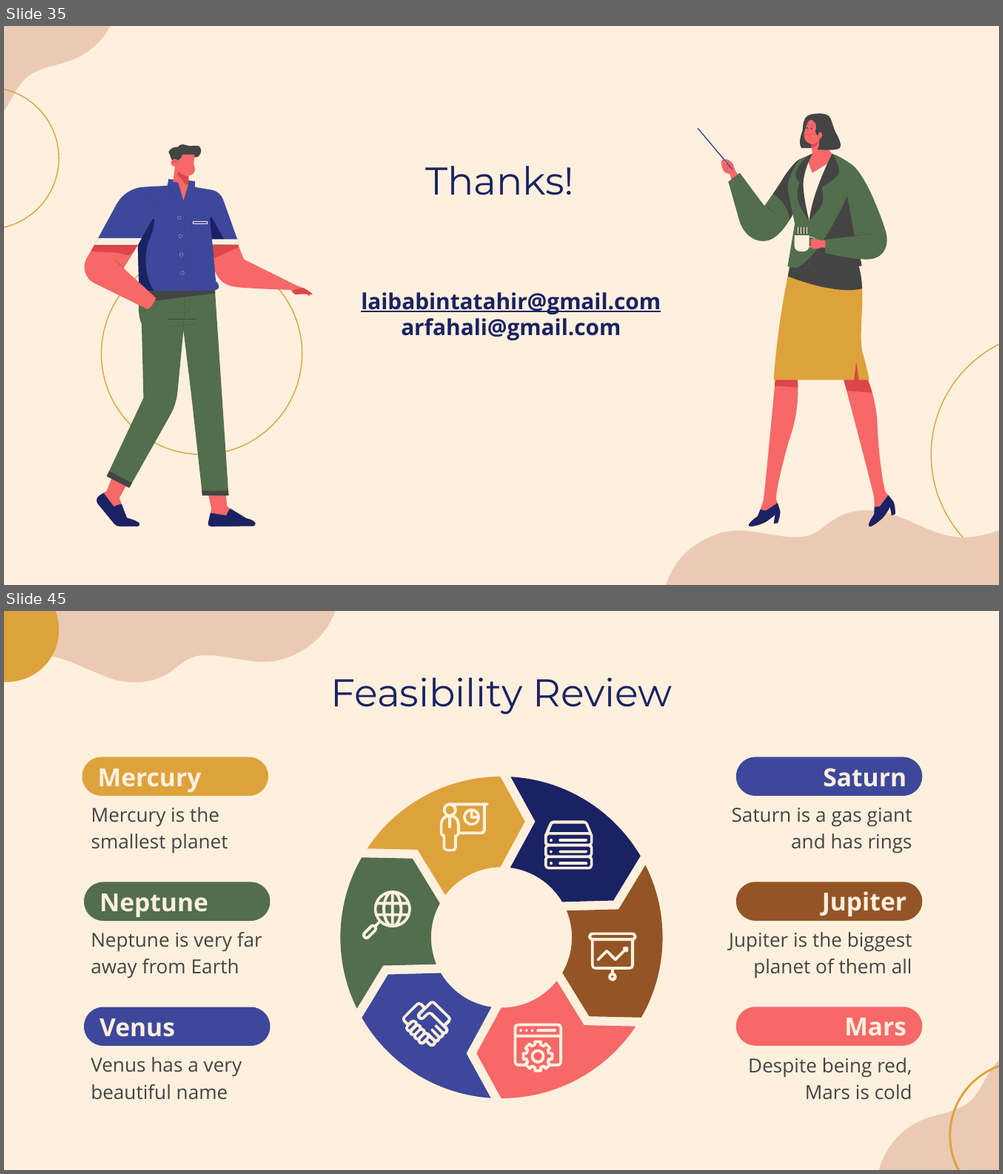
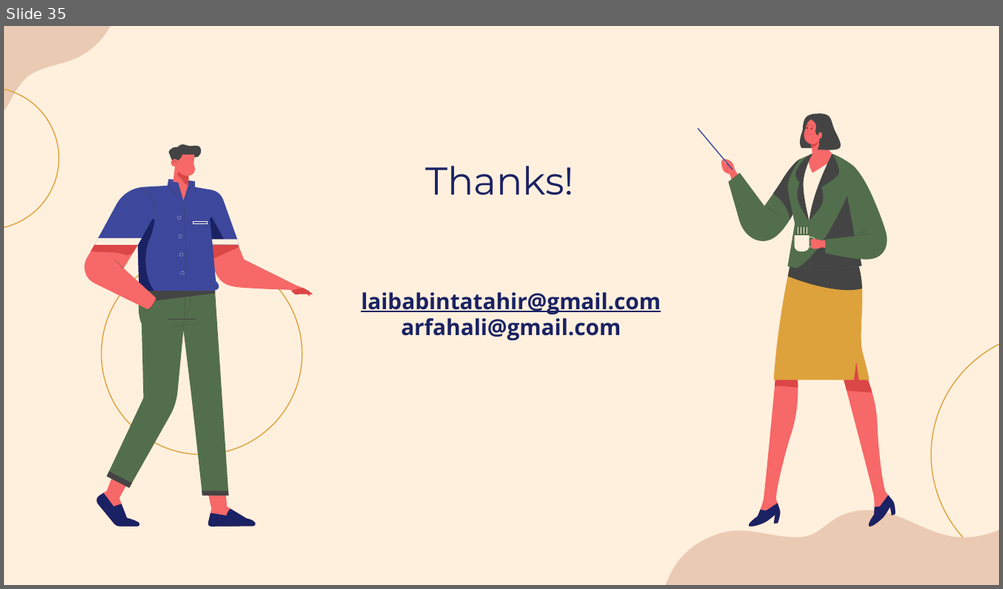
Before and after one commit to laibabintatahir/SRS-HMS, a slide deck: SRS_Presentation.pptx. Shown one above the other, each under a label of ours: slides 35 and 45 before the commit, slide 35 after it; the slides between them are not shown. The pictures are 1003x1174 and 1003x589 pixels, drawn with LibreOffice and Linux fonts; fonts in the diff are those of the drawing. Boxes give left, top, right and bottom in pixels: in the first picture for what was removed or moved away, otherwise in the second. Text is boxed around its words. In the diff, an @@ line names an element or a change of style, - is before the commit and + after.

```diff
--- a/SRS_Presentation.pptx
+++ b/SRS_Presentation.pptx
@@ slide 45 removed at <box>4,611,999,1170</box>, background #FFF0DE @@
@@ freeform shape removed at <box>4,611,336,681</box> @@
@@ freeform shape removed at <box>4,611,64,683</box> @@
@@ title removed at <box>330,678,672,715</box> @@
-Feasibility Review
@@ rounded rectangle removed at <box>82,758,267,796</box> @@
-Mercury
@@ rounded rectangle removed at <box>736,758,922,796</box> @@
-Saturn
@@ freeform shape removed at <box>367,777,525,895</box> @@
@@ freeform shape removed at <box>510,777,640,903</box> @@
@@ text removed at <box>91,807,227,854</box> @@
-Mercury is the smallest planet
@@ freeform shape removed at <box>440,803,489,851</box> @@
@@ freeform shape removed at <box>463,809,479,826</box> @@
@@ text removed at <box>731,808,912,854</box> @@
-Saturn is a gas giant and has rings
@@ freeform shape removed at <box>340,857,440,1009</box> @@
@@ group removed at <box>544,821,593,869</box>: 7 freeform shapes @@
@@ freeform shape removed at <box>562,866,663,1018</box> @@
@@ rounded rectangle removed at <box>84,883,270,921</box> @@
-Neptune
@@ freeform shape removed at <box>362,891,411,940</box> @@
@@ rounded rectangle removed at <box>736,883,922,921</box> @@
-Jupiter
@@ text removed at <box>91,932,262,979</box> @@
-Neptune is very far away from Earth
@@ freeform shape removed at <box>588,932,637,981</box> @@
@@ text removed at <box>728,932,912,979</box> @@
-Jupiter is the biggest planet of them all
@@ freeform shape removed at <box>597,947,629,961</box> @@
@@ freeform shape removed at <box>362,973,492,1099</box> @@
@@ freeform shape removed at <box>476,981,635,1099</box> @@
@@ rounded rectangle removed at <box>84,1007,270,1045</box> @@
-Venus
@@ freeform shape removed at <box>402,1001,452,1047</box> @@
@@ rounded rectangle removed at <box>736,1007,922,1045</box> @@
-Mars
@@ freeform shape removed at <box>857,1013,999,1170</box> @@
@@ group removed at <box>513,1024,562,1073</box>: 6 freeform shapes @@
@@ text removed at <box>91,1057,242,1100</box> @@
-Venus has a very beautiful name
@@ text removed at <box>748,1058,912,1100</box> @@
-Despite being red, Mars is cold
@@ freeform shape removed at <box>950,1062,999,1170</box> @@
```
Also in this commit, not shown: 20 other slides removed.
